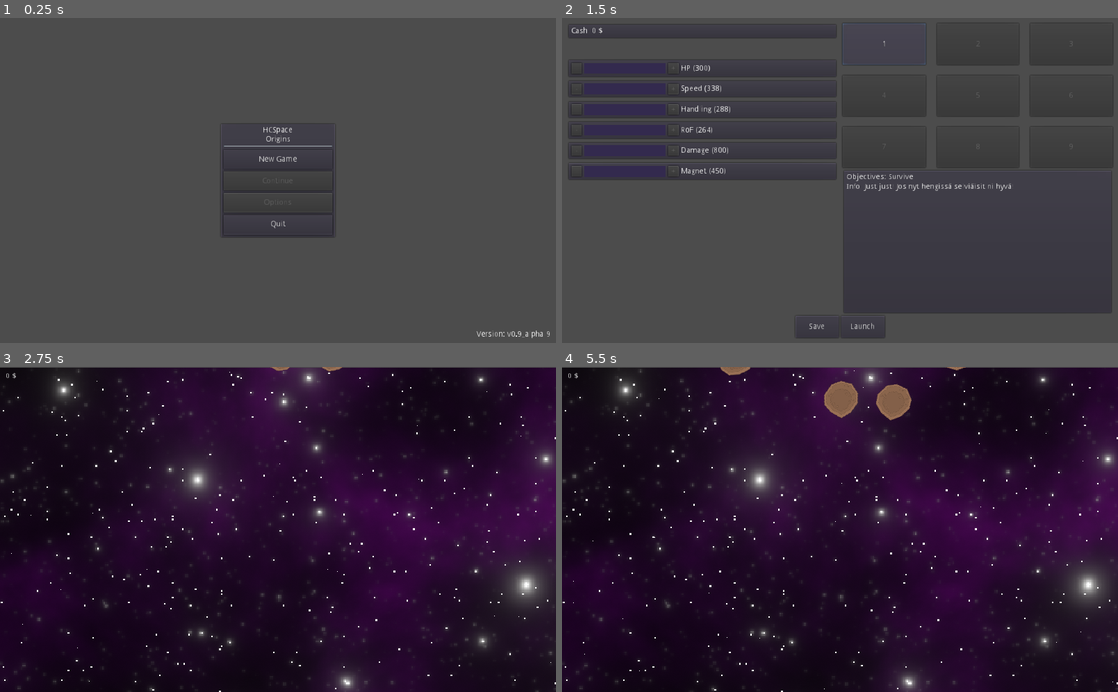
Above: before the commit, frames 1-4 (two rows, left to right).
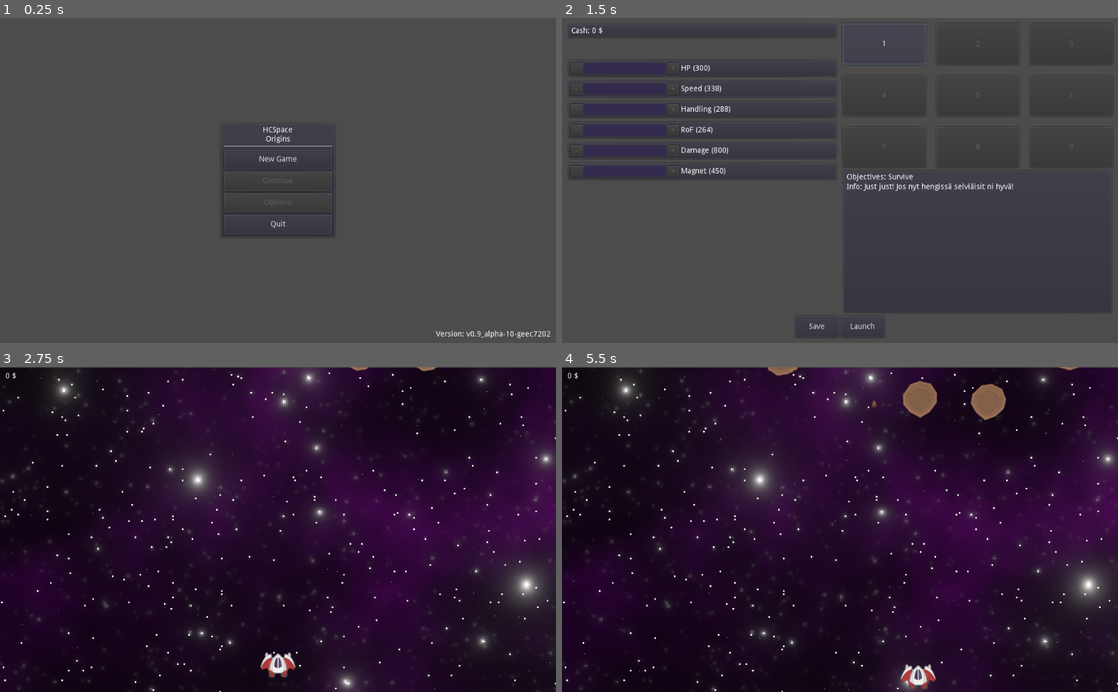
Above: after the commit, the same moments.

Repository: Kessinen/HCSSpace-Origins
Game: Godot game, scene res://Menus/Mainmenu.tscn
The game is run twice, just before and just after one commit, with the same random seed, the same clock (stepped at 60 frames per second) and the same inputs.
Inputs:
- Up to frame 1 (0.25 s): no input
- Up to frame 2 (1.5 s): click "New Game" at 0.5 s; click "1" at 1.25 s
- Up to frame 3 (2.75 s): click "Launch" at 2 s
- Up to frame 4 (5.5 s): hold D (move_right) 2.78-3.53 s; hold Space (shoot) 2.78-3.53 s; hold S (move_down) 3.53-4.28 s; tap Space (shoot) at 3.6, 5.1 s; hold D (move_right) 4.28-5.03 s; hold Space (shoot) 4.28-5.03 s; hold W (move_up) from 5.03 s (still down)

The runs differ from the first frame. In frame 1, 0.4% of the frame differs, in the area x 39-99%, y 32-99%; in frame 2, 0.8%; in frame 3, 0.9%; in frame 4, 3.0%, in the area x 0-100%, y 0-100%.

Commit message:
FIX Player not visible after window maximize
Fixes issue #2

Diff:
--- a/src/Levels/Lvl1/Level1.gd
+++ b/src/Levels/Lvl1/Level1.gd
@@ -4,11 +4,6 @@
 onready var hudStageLost = plstageLost.instance()
 
 func _ready():
-
-	var player = $Player
-	player.position = PlayerStartingPos
-	player.z_index = -1
-
 	$EnemySpawner.spawnEnemy("Asteroid",20, Vector2(0,1000))
 
 func _process(delta):
--- a/src/Levels/levels.gd
+++ b/src/Levels/levels.gd
@@ -1,6 +1,5 @@
 extends StaticBody2D
 
-onready var PlayerStartingPos := Vector2(get_viewport().size.x / 2,get_viewport().size.y - 64)
 onready var playerStats = get_node("/root/playerStats").playerData
 
 func levelComplete(level : int):
--- a/src/project.godot
+++ b/src/project.godot
@@ -14,7 +14,7 @@
 run/main_scene="res://Menus/Mainmenu.tscn"
 config/icon="res://icon.png"
 config=""
-config/version="v0.9_alpha-9"
+config/version="v0.9_alpha-10-geec7202"
 window/stretch/aspect="keep"
 
 [autoload]
@@ -24,7 +24,7 @@
 
 [display]
 
-window/stretch/mode="2d"
+window/stretch/mode="viewport"
 window/stretch/aspect="keep"
 
 [importer_defaults]
